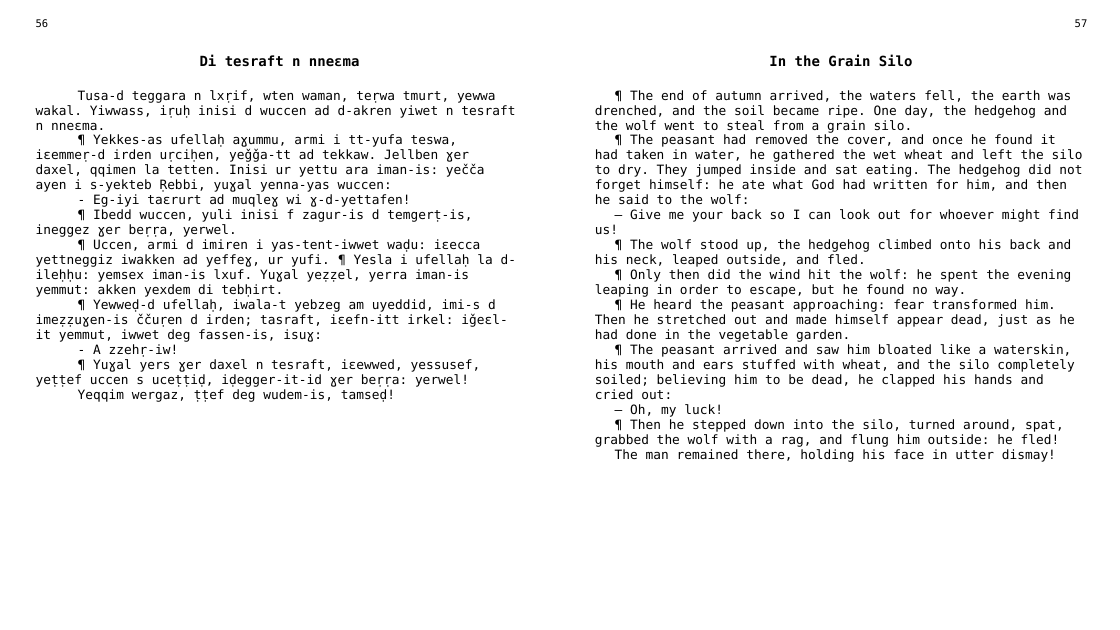
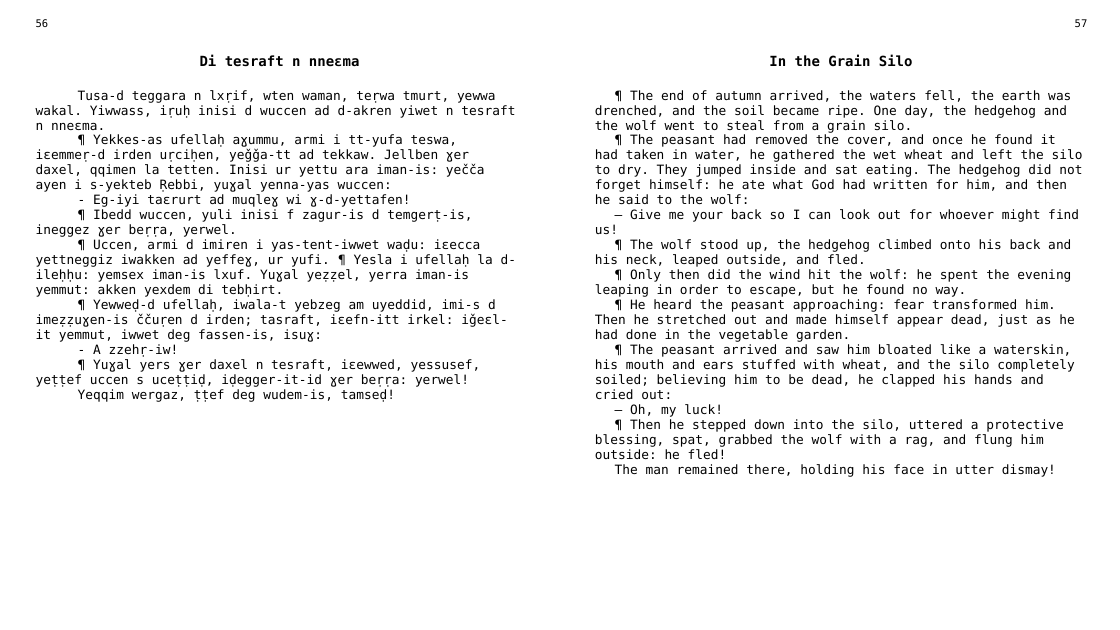
Before and after one commit to sferhah/tamacahut_n_wuccen, a slide deck: slide 24 of Uccen.ConsoleApp/uccen.eng.pptx. Drawn at 1120x630 pixels with LibreOffice and Linux fonts; fonts in the diff are those of the drawing. Boxes give left, top, right and bottom in pixels: in the first picture for what was removed or moved away, otherwise in the second. Text is boxed around its words. In the diff, an @@ line names an element or a change of style, - is before the commit and + after.

```diff
--- a/Uccen.ConsoleApp/uccen.eng.pptx
+++ b/Uccen.ConsoleApp/uccen.eng.pptx
@@ table at [27,13,1096,607] @@
-row 3, column 3: ¶ The end of autumn arrived, the waters fell, the earth was drenched, and the soil became ripe. One day, the hedgehog and the wolf went to steal from a grain silo. / ¶ The peasant had removed the cover, and once he found it had taken in water, he gathered the wet wheat and left the silo to dry. They jumped inside and sat eating. The hedgehog did not forget himself: he ate what God had written for him, and then he said to the wolf: / — Give me your back so I can look out for whoever might find us! / ¶ The wolf stood up, the hedgehog climbed onto his back and his neck, leaped outside, and fled. / ¶ Only then did the wind hit the wolf: he spent the evening leaping in order to escape, but he found no way. / ¶ He heard the peasant approaching: fear transformed him. Then he stretched out and made himself appear dead, just as he had done in the vegetable garden. / ¶ The peasant arrived and saw him bloated like a waterskin, his mouth and ears stuffed with wheat, and the silo completely soiled; believing him to be dead, he clapped his hands and cried out: / — Oh, my luck! / ¶ Then he stepped down into the silo, turned around, spat, grabbed the wolf with a rag, and flung him outside: he fled! / The man remained there, holding his face in utter dismay!
+row 3, column 3: ¶ The end of autumn arrived, the waters fell, the earth was drenched, and the soil became ripe. One day, the hedgehog and the wolf went to steal from a grain silo. / ¶ The peasant had removed the cover, and once he found it had taken in water, he gathered the wet wheat and left the silo to dry. They jumped inside and sat eating. The hedgehog did not forget himself: he ate what God had written for him, and then he said to the wolf: / — Give me your back so I can look out for whoever might find us! / ¶ The wolf stood up, the hedgehog climbed onto his back and his neck, leaped outside, and fled. / ¶ Only then did the wind hit the wolf: he spent the evening leaping in order to escape, but he found no way. / ¶ He heard the peasant approaching: fear transformed him. Then he stretched out and made himself appear dead, just as he had done in the vegetable garden. / ¶ The peasant arrived and saw him bloated like a waterskin, his mouth and ears stuffed with wheat, and the silo completely soiled; believing him to be dead, he clapped his hands and cried out: / — Oh, my luck! / ¶ Then he stepped down into the silo, uttered a protective blessing, spat, grabbed the wolf with a rag, and flung him outside: he fled! / The man remained there, holding his face in utter dismay!
```
Also in this commit, not shown: 1 other slide changed, 3 other files.
